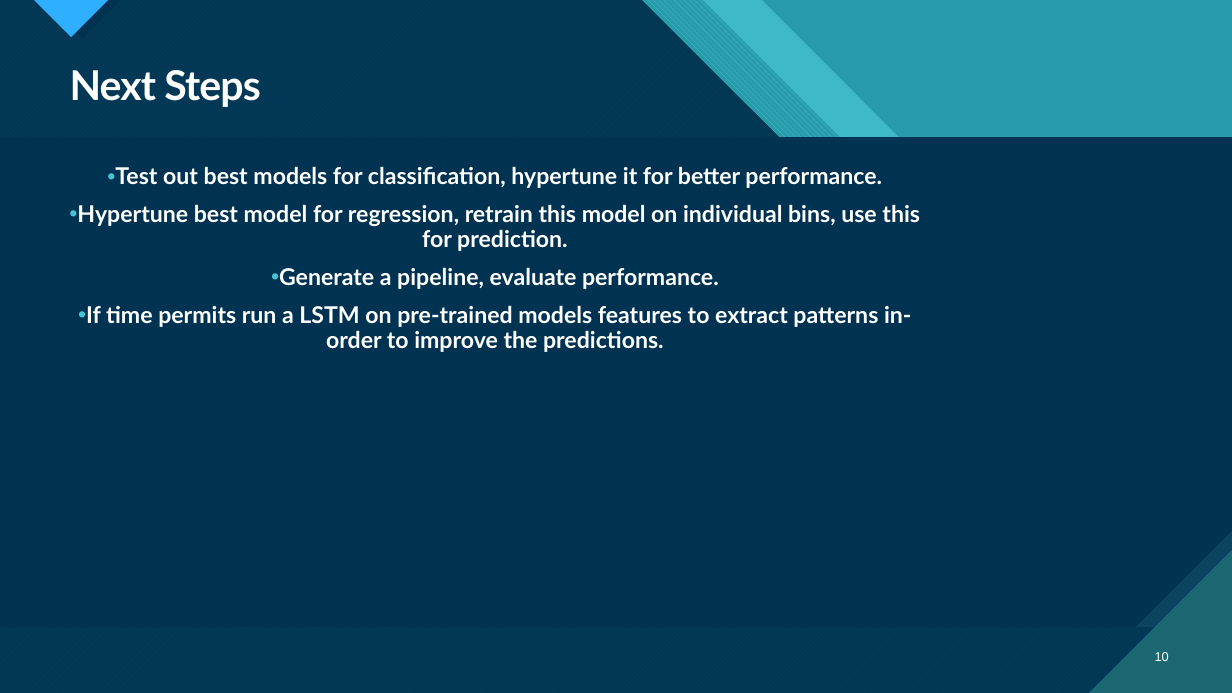
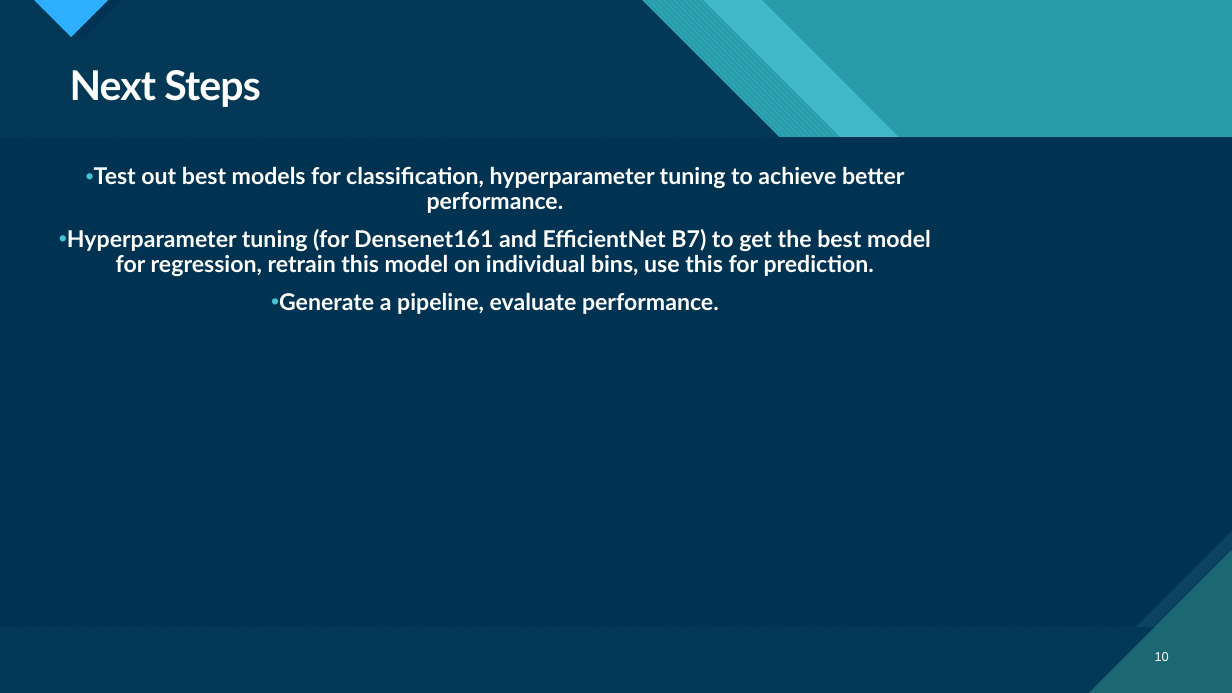
Before and after one commit to arshmodak/Hurricane-Wind-Speed-Prediction-using-Deep-Learning-and-Machine-Learning, a slide deck: slide 10 of progress update 3.pptx. Drawn at 1232x693 pixels with LibreOffice and Linux fonts; fonts in the diff are those of the drawing. Boxes give left, top, right and bottom in pixels: in the first picture for what was removed or moved away, otherwise in the second. Text is boxed around its words. In the diff, an @@ line names an element or a change of style, - is before the commit and + after.

```diff
--- a/progress update 3.pptx
+++ b/progress update 3.pptx
@@ text at bbox=[67, 166, 931, 276]: text changed @@
-• Test out best models for classification, hypertune it for better performance.
-• Hypertune best model for regression, retrain this model on individual bins, use this for prediction.
+• Test out best models for classification, hyperparameter tuning to achieve better performance.
+• Hyperparameter tuning (for Densenet161 and EfficientNet B7) to get the best model for regression, retrain this model on individual bins, use this for prediction.
@@ text at bbox=[86, 305, 912, 352]: paragraph removed @@
-• If time permits run a LSTM on pre-trained models features to extract patterns in-order to improve the predictions.
```
Also in this commit, not shown: 6 other slides changed, 1 slide added.
